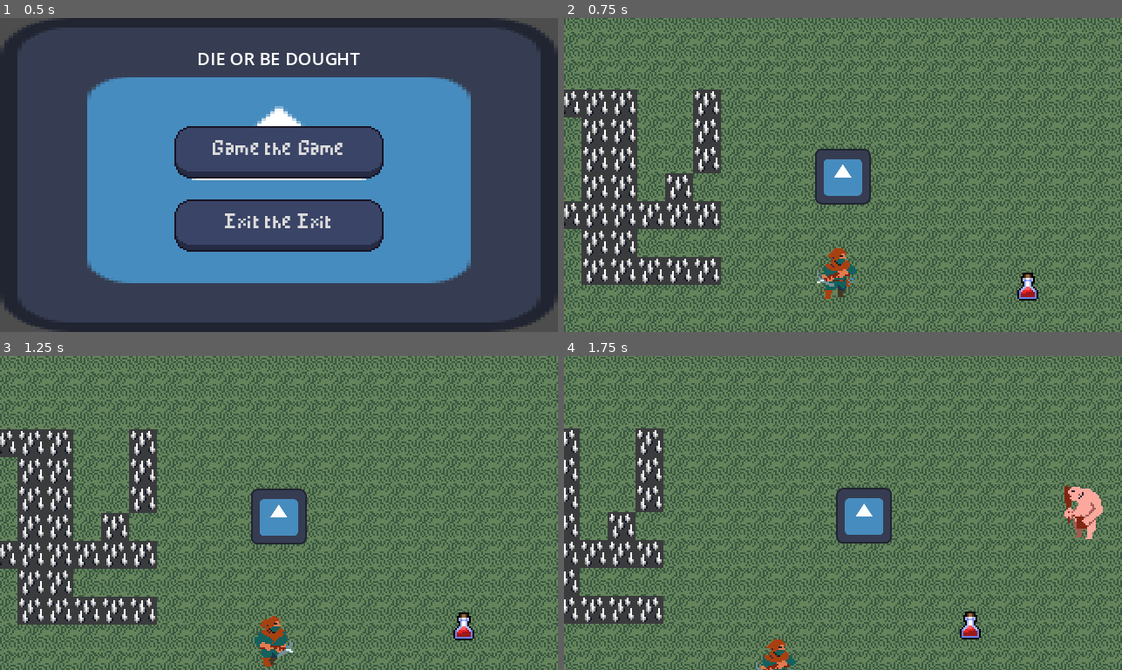
Above: before the commit, frames 1-4 (two rows, left to right).
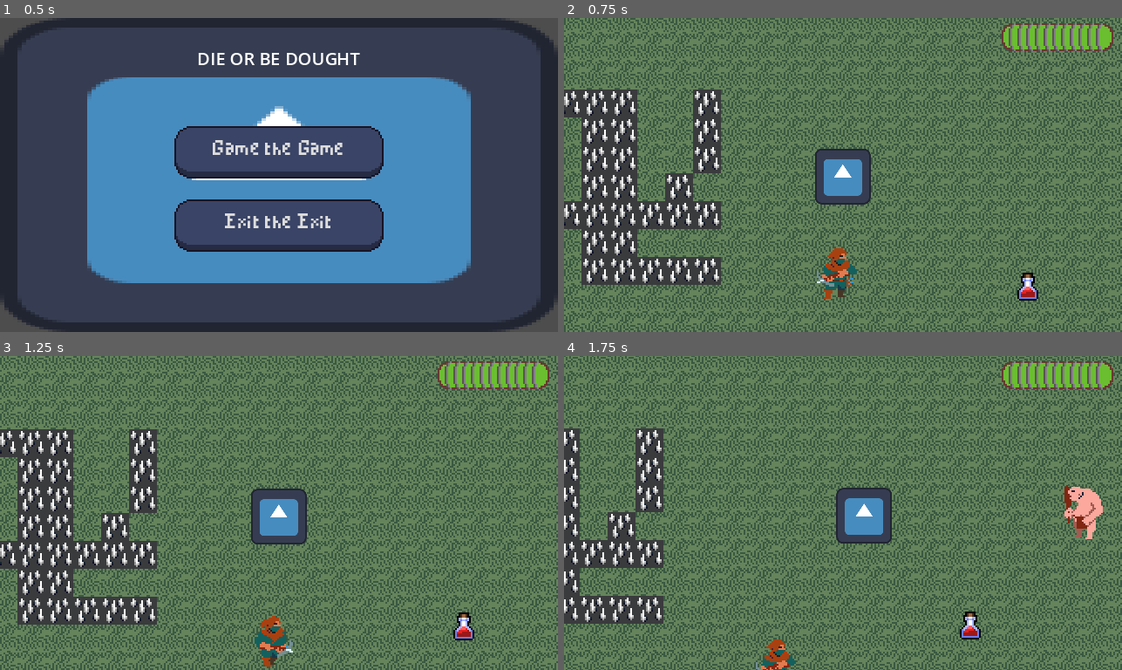
Above: after the commit, the same moments.

Repository: KxUgh/48h-game-jam-game
Game: Godot game, scene res://scenes/main_menu.tscn
The game is run twice, just before and just after one commit, with the same random seed, the same clock (stepped at 60 frames per second) and the same inputs. The engine's default icon, where the game draws it, is replaced by a stand-in: a white triangle on a blue panel in a dark square.
Inputs (mouse positions are in pixels of both pictures, inside the frame that each line leads up to):
- Up to frame 1 (0.5 s): no input
- Up to frame 2 (0.75 s): click "Game the Game" at 0.5 s
- Up to frame 3 (1.25 s): no input
- Up to frame 4 (1.75 s): move the mouse to (965, 497) at 1.27 s; hold D (right) from 1.28 s (still down); click (965, 497) at 1.35 s

Frame 1 is identical in both runs. In frame 2, 1.7% of the frame differs, in the area x 78-99%, y 1-11%; in frame 3, 1.7%; in frame 4, 1.7%.

Commit message:
Post merge fixes

Diff:
--- a/scenes/main.tscn
+++ b/scenes/main.tscn
@@ -9,6 +9,7 @@
 [ext_resource type="Script" path="res://scripts/navigation_layer.gd" id="4_c6f0d"]
 [ext_resource type="PackedScene" uid="uid://bq7oyaqns0ca5" path="res://scenes/health_pickup.tscn" id="5_u1lpl"]
 [ext_resource type="PackedScene" uid="uid://dljdaakwoupl3" path="res://scenes/archer.tscn" id="9_iih70"]
+[ext_resource type="PackedScene" uid="uid://b6k18m1n1bsu7" path="res://scenes/health_bar.tscn" id="10_jvini"]
 
 [sub_resource type="NavigationPolygon" id="NavigationPolygon_ulspu"]
 vertices = PackedVector2Array(8, 8, -8, 8, -8, -8, 8, -8)
@@ -2021,3 +2022,12 @@
 
 [node name="Archer" parent="." instance=ExtResource("9_iih70")]
 position = Vector2(-109, 57)
+
+[node name="CanvasLayer" type="CanvasLayer" parent="."]
+
+[node name="Health Bar" parent="CanvasLayer" node_paths=PackedStringArray("player") instance=ExtResource("10_jvini")]
+offset_left = 251.0
+offset_top = 3.0
+offset_right = -5.0
+offset_bottom = -161.0
+player = NodePath("../../Player")
Not shown: 1 places in scenes/main.tscn that only renumber resources
